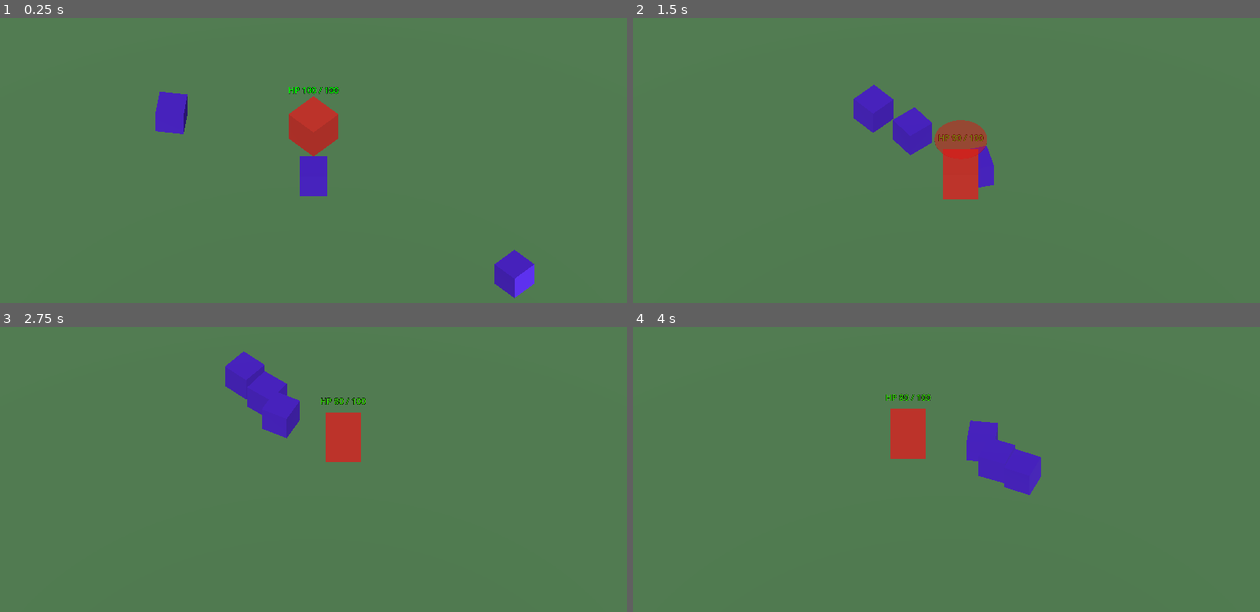
Above: before the commit, frames 1-4 (two rows, left to right).
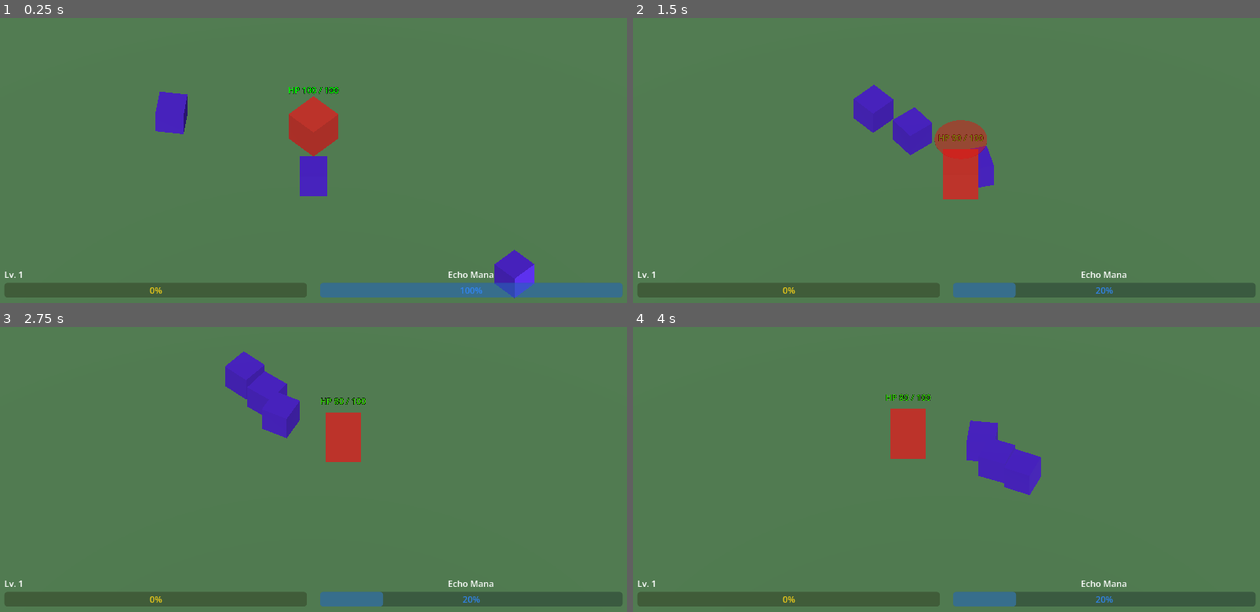
Above: after the commit, the same moments.

Repository: suxrob-1124/arcane-net
Game: Godot game, scene res://scenes/main/Main.tscn
Same seed, same stepped clock (60 frames per second), same inputs: the game is played once before the commit and once after it.
Inputs (mouse positions are in pixels of both pictures, inside the frame that each line leads up to):
- Up to frame 1 (0.25 s): no input
- Up to frame 2 (1.5 s): move the mouse to (1084, 109) at 0.52 s; press the mouse at (1084, 109) at 0.53 s; hold D (move_right) 0.53-1.28 s; move the mouse to (821, 143) at 1.27 s; release the mouse at (821, 143) at 1.28 s; hold S (move_down) from 1.28 s (still down); tap Space (dash) at 1.35 s
- Up to frame 3 (2.75 s): move the mouse to (376, 358) at 2.02 s; release S (move_down) at 2.03 s; hold D (move_right) from 2.03 s (still down); hold Tab (switch_target) from 2.03 s (still down)
- Up to frame 4 (4 s): move the mouse to (915, 506) at 2.77 s; release D (move_right) at 2.78 s; release Tab (switch_target) at 2.78 s; hold W (move_up) 2.78-3.53 s; click (915, 506) at 2.85 s; move the mouse to (1134, 489) at 3.52 s; hold A (move_left) from 3.53 s (still down); hold Space (dash) from 3.53 s (still down)

The runs differ from the first frame. In frame 1, 5.0% of the frame differs, in the area x 0-100%, y 88-99%; in frame 2, 4.9%; in frame 3, 4.9%; in frame 4, 4.9%.

Commit message:
feat(ui): add screen-space HUD with XP bar and Echo mana bar
Co-Authored-By: Claude Sonnet 4.6 <noreply@anthropic.com>

Diff:
--- a/scenes/main/Main.tscn
+++ b/scenes/main/Main.tscn
@@ -11,6 +11,9 @@
 [ext_resource type="Script" path="res://scripts/combat/HealthComponent.gd" id="9_health"]
 [ext_resource type="Script" path="res://scripts/progression/ExperienceComponent.gd" id="10_xp"]
 [ext_resource type="Script" path="res://scripts/ui/PlayerHealthBar.gd" id="11_hpbar"]
+[ext_resource type="Script" path="res://scripts/spectator/EchoCompanion.gd" id="12_echo"]
+[ext_resource type="Script" path="res://scripts/core/ManaComponent.gd" id="13_mana"]
+[ext_resource type="PackedScene" uid="uid://hud" path="res://scenes/ui/HUD.tscn" id="14_hud"]
 
 [sub_resource type="StandardMaterial3D" id="Mat_floor"]
 albedo_color = Color(0.35, 0.55, 0.35, 1)
@@ -160,6 +163,16 @@
 script = ExtResource("1_isocam")
 target_path = NodePath("../Player")
 
+[node name="EchoCompanion" type="Node" parent="."]
+script = ExtResource("12_echo")
+
+[node name="ManaComponent" type="Node" parent="EchoCompanion"]
+script = ExtResource("13_mana")
+
+[node name="HUD" parent="." instance=ExtResource("14_hud")]
+xp_path = NodePath("../Player/ExperienceComponent")
+mana_path = NodePath("../EchoCompanion/ManaComponent")
+
 [node name="SpectatorController" type="Node" parent="." unique_id=500000001]
 script = ExtResource("8_spectator_ctrl")
 camera_path = NodePath("../Camera3D")
--- /dev/null
+++ b/scenes/ui/HUD.tscn
@@ -0,0 +1,53 @@
+[gd_scene format=3 uid="uid://hud"]
+
+[ext_resource type="Script" path="res://scripts/ui/HUD.gd" id="1_hud"]
+
+[node name="HUD" type="CanvasLayer"]
+layer = 10
+script = ExtResource("1_hud")
+
+[node name="Root" type="Control" parent="."]
+anchors_preset = 15
+anchor_right = 1.0
+anchor_bottom = 1.0
+mouse_filter = 2
+
+[node name="Bars" type="HBoxContainer" parent="Root"]
+anchor_left = 0.0
+anchor_top = 1.0
+anchor_right = 1.0
+anchor_bottom = 1.0
+offset_left = 8.0
+offset_top = -64.0
+offset_right = -8.0
+offset_bottom = -8.0
+
+[node name="XPBox" type="VBoxContainer" parent="Root/Bars"]
+size_flags_horizontal = 3
+
+[node name="LevelLabel" type="Label" parent="Root/Bars/XPBox"]
+text = "Lv. 1"
+
+[node name="XPBar" type="ProgressBar" parent="Root/Bars/XPBox"]
+custom_minimum_size = Vector2(0, 22)
+size_flags_horizontal = 3
+max_value = 100.0
+value = 0.0
+modulate = Color(1.0, 0.85, 0.1, 1.0)
+
+[node name="Spacer" type="Control" parent="Root/Bars"]
+custom_minimum_size = Vector2(16, 0)
+
+[node name="ManaBox" type="VBoxContainer" parent="Root/Bars"]
+size_flags_horizontal = 3
+
+[node name="ManaLabel" type="Label" parent="Root/Bars/ManaBox"]
+text = "Echo Mana"
+horizontal_alignment = 1
+
+[node name="ManaBar" type="ProgressBar" parent="Root/Bars/ManaBox"]
+custom_minimum_size = Vector2(0, 22)
+size_flags_horizontal = 3
+max_value = 100.0
+value = 100.0
+modulate = Color(0.2, 0.55, 1.0, 1.0)
--- /dev/null
+++ b/scripts/ui/HUD.gd
@@ -0,0 +1,45 @@
+class_name HUD
+extends CanvasLayer
+
+@export var xp_path: NodePath
+@export var mana_path: NodePath
+
+@onready var _level_label: Label = $Root/Bars/XPBox/LevelLabel
+@onready var _xp_bar: ProgressBar = $Root/Bars/XPBox/XPBar
+@onready var _mana_box: VBoxContainer = $Root/Bars/ManaBox
+@onready var _mana_bar: ProgressBar = $Root/Bars/ManaBox/ManaBar
+
+var _xp: ExperienceComponent
+var _mana: ManaComponent
+
+
+func _ready() -> void:
+	_xp = get_node_or_null(xp_path) as ExperienceComponent
+	if _xp != null:
+		_xp.xp_gained.connect(_on_xp_gained)
+		_xp.level_up.connect(_on_level_up)
+		_on_xp_gained(0, _xp.current_xp, _xp.get_required_xp(_xp.current_level))
+	else:
+		push_warning("HUD: ExperienceComponent not found at %s" % xp_path)
+
+	_mana = get_node_or_null(mana_path) as ManaComponent
+	if _mana != null:
+		_mana.mana_changed.connect(_on_mana_changed)
+		_on_mana_changed(_mana.current_mana, _mana.max_mana)
+	else:
+		_mana_box.visible = false
+
+
+func _on_xp_gained(_amount: int, current: int, required: int) -> void:
+	_xp_bar.max_value = required
+	_xp_bar.value = current
+
+
+func _on_level_up(new_level: int) -> void:
+	_level_label.text = "Lv. %d" % new_level
+	_xp_bar.value = 0
+
+
+func _on_mana_changed(current: float, max_value: float) -> void:
+	_mana_bar.max_value = max_value
+	_mana_bar.value = current
